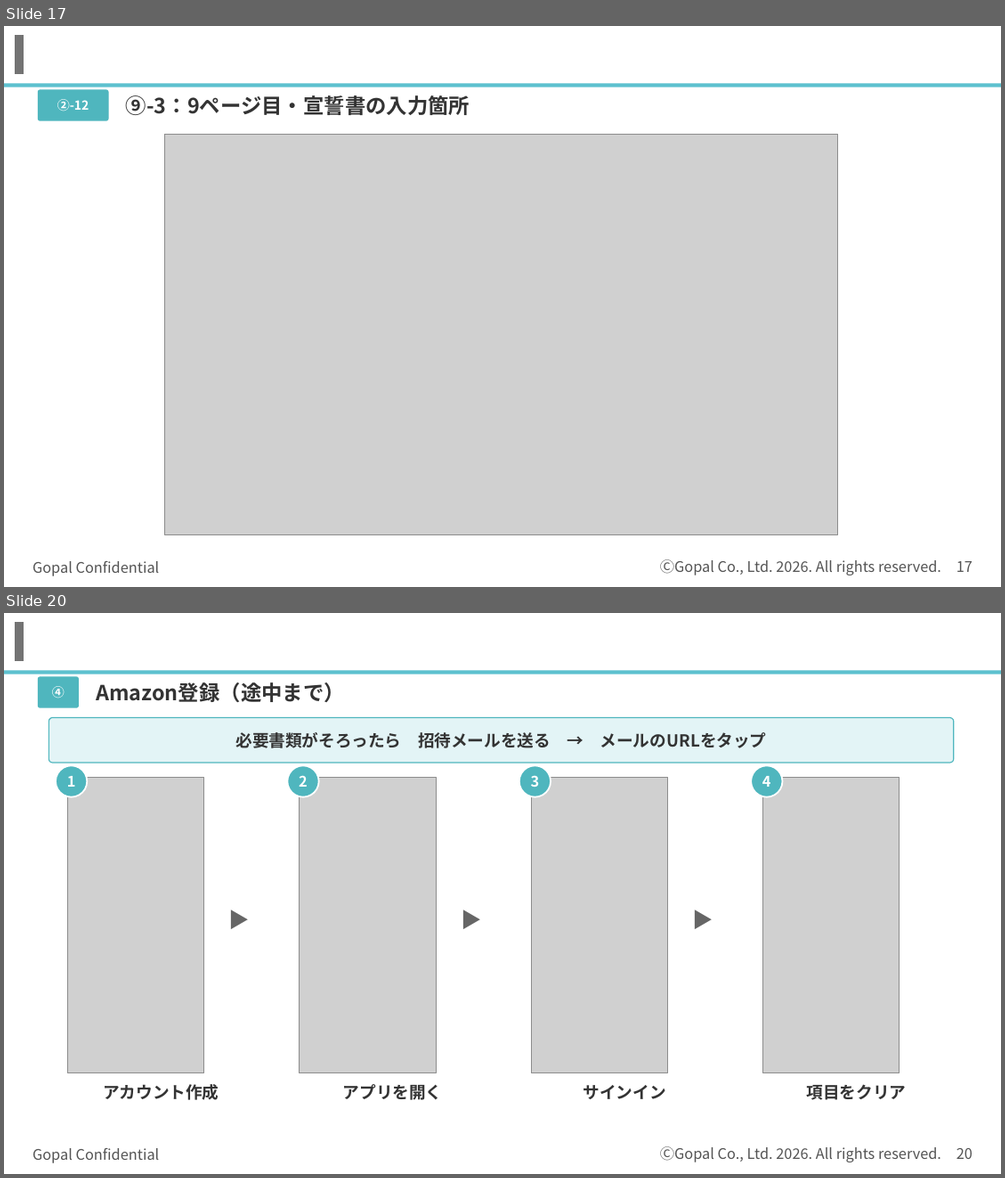
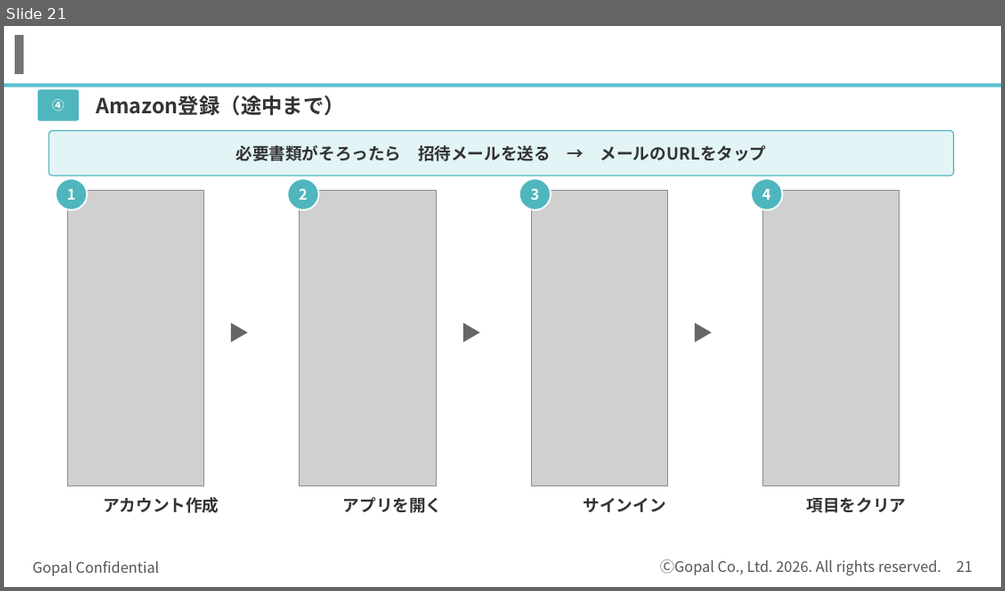
Before and after one commit to kagayugopal-eng/tamu, a slide deck: out/登録の流れ_書類準備まで.pptx. Shown one above the other, each under a label of ours: slides 17 and 20 before the commit, slide 21 after it; the slides between them are not shown. The pictures are 1005x1178 and 1005x591 pixels, drawn with LibreOffice and Linux fonts; fonts in the diff are those of the drawing; grey boxes stand for pictures; background and template pictures are left out. Boxes give left, top, right and bottom in pixels: in the first picture for what was removed or moved away, otherwise in the second. Text is boxed around its words. In the diff, an @@ line names an element or a change of style, - is before the commit and + after.

```diff
--- a/out/登録の流れ_書類準備まで.pptx
+++ b/out/登録の流れ_書類準備まで.pptx
@@ slide 17 removed at <box>4,26,1001,587</box>, background #FFFFFF; not listed: 5 template elements that a slide beside it also shows @@
@@ rounded rectangle removed at <box>38,89,109,121</box> @@
@@ text removed at <box>57,99,89,111</box> @@
-②-12
@@ text removed at <box>126,95,469,115</box> @@
-⑨-3：9ページ目・宣誓書の入力箇所
@@ picture removed at <box>165,135,838,534</box> @@
@@ what was slide 20 is now slide 21 @@
@@ page number at <box>956,561,972,572</box>: text changed @@
-20
+21
```
Also in this commit, not shown: 4 slides changed, 4 slides added, 2 other slides removed.
